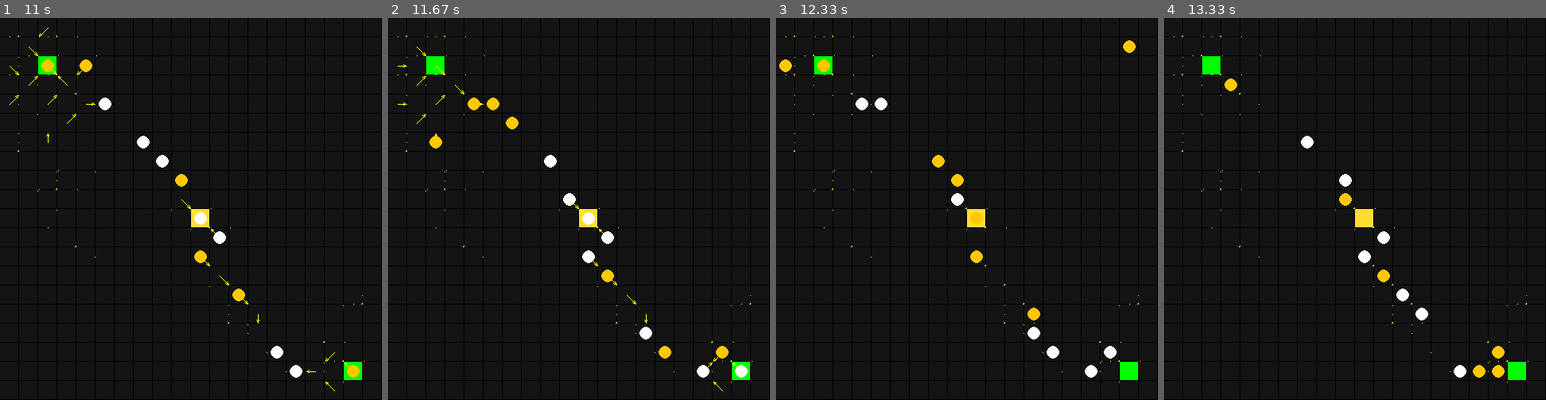
Above: before the commit, frames 1-4 (left to right).
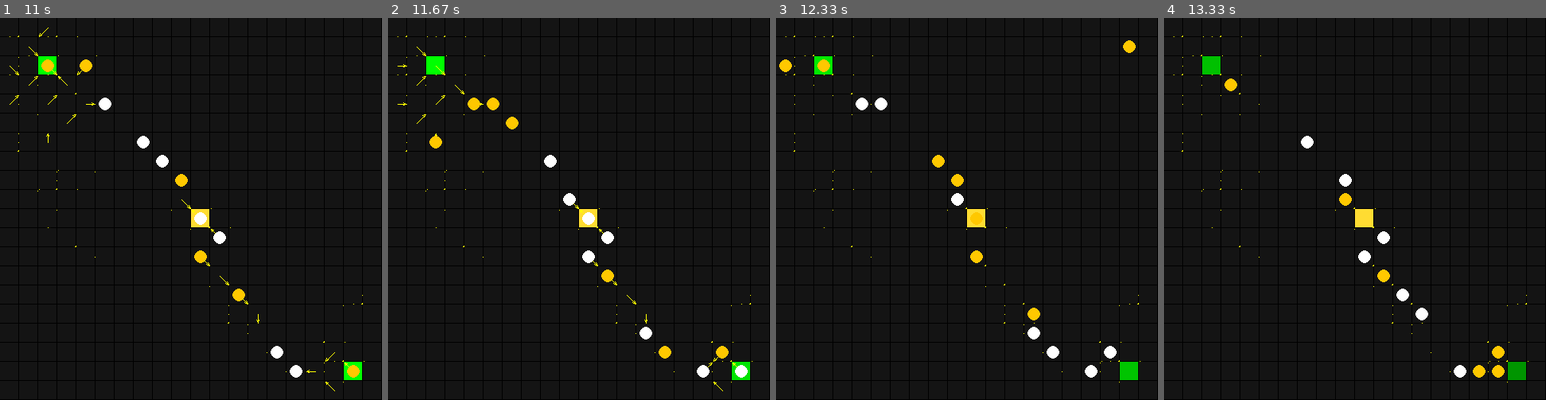
Above: after the commit, the same moments.

Repository: beratmutlu/ant-colony
Game: pygame game, started from web/main.py
Same seed, same stepped clock (60 frames per second), same inputs: the game is played once before the commit and once after it.
Inputs:
- Up to frame 1 (11 s): tap Enter at 0.33 s; tap D at 0.67 s; tap Space at 1, 1.73, 2.03, 2.3, 2.63, 2.93, 3.07, 3.47, 3.77, 4.13, 4.53, 4.83, 5.03, 5.33, 5.53, 5.87, 6.17, 6.37, 6.67, 6.93, 7.27, 7.57, 7.7, 8.1, 8.4, 8.77, 9.17, 9.47, 9.67, 9.97, 10.17, 10.5, 10.8 s; tap G at 1.33, 1.82, 2.38, 3.55, 5.12, 6.45, 7.78, 9.25, 10.58 s; tap F at 3.15, 4.62, 5.95, 7.35, 8.85, 10.25 s
- Up to frame 2 (11.67 s): tap Space at 11, 11.3, 11.57 s; tap F at 11.65 s
- Up to frame 3 (12.33 s): tap Space at 11.9, 12.2 s; tap G at 11.98 s
- Up to frame 4 (13.33 s): tap Space at 12.33, 12.73, 13.03 s; tap F at 12.82 s

Frame 1 is identical in both runs. In frame 2, 0.1% of the frame differs, in the area x 90-95%, y 90-95%; in frame 3, 0.2%; in frame 4, 0.5%, in the area x 10-95%, y 10-95%.

Commit message:
feat: add configurable initial state (ant_capacity_overrides, initial pheromone levels, food properties) and food mass tracking

Diff:
--- a/analysis/runner.py
+++ b/analysis/runner.py
@@ -51,7 +51,7 @@
     for _ in range(run_cfg.max_ticks):
         sim.step()
         tick = sim.manager.tick
-        delivered = sim.manager.food_delivered_this_tick
+        delivered = sim.manager.score_this_tick
         score_history.append(delivered)
         epoch_food += delivered
 
--- a/colony/agents/ant.py
+++ b/colony/agents/ant.py
@@ -10,6 +10,7 @@
     def __init__(self, cell: Cell, energy: float = 100.0, determinism: float = 50.0):
         self.cell = cell
         self.energy = energy
+
         self.score = 0
         self.carrying: bool = False
         self.last_action_ok: bool = True
@@ -17,6 +18,10 @@
         self.determinism = determinism
         self._last_percept = None
         self.route_len = 0
+
+        self.carried_food_amount: float = 0.0
+        self.food_delivered: float = 0.0
+
 
     def sense(self, percept: Percept) -> None:
         self._last_percept = percept
--- a/colony/core/manager.py
+++ b/colony/core/manager.py
@@ -7,20 +7,29 @@
 import random
 
 class Manager:
-    def __init__(self, grid: Grid, n_ants: int, nest_pos: tuple[int, int] = (0, 0), ph_strength=100.0, determinism: float = 50.0, ant_energy: float = 100.0):
+    def __init__(self, grid: Grid, n_ants: int, nest_pos: tuple[int, int] = (0, 0), ph_strength=100.0, determinism: float = 50.0, ant_energy: float = 100.0, food_pickup_fraction: float = 0.01, food_depletion_threshold: float = 0.001):
         self.grid = grid
         self.nest_pos = nest_pos
         self.ph_strength = ph_strength
         self.tick = 0
-        self.food_delivered_this_tick = 0
+
+        self.food_delivered = 0.0
+        self.food_delivered_this_tick = 0.0
+
         self.score = 0
+        self.score_this_tick = 0
+
         self.determinism = determinism
         self.ant_energy = ant_energy
+        self.food_pickup_fraction = food_pickup_fraction
+        self.food_depletion_threshold = food_depletion_threshold
         self.ants: list[Ant] = [
             Ant(grid.get_cell(*nest_pos), energy=self.ant_energy, determinism=determinism) for _ in range(n_ants)
         ]
     def tick_clock(self) -> None:
         self.tick += 1
+
+        self.score_this_tick = 0
         self.food_delivered_this_tick = 0
 
         percepts = {ant: self._build_percept(ant) for ant in self.ants}
@@ -113,19 +122,35 @@
 
 
     def _pick_up(self, ant: Ant) -> None:
-        if ant.cell.items[ItemType.FOOD] > 0:
-            ant.cell.remove_item(ItemType.FOOD, 0.0) # amount
+        food_available = ant.cell.items[ItemType.FOOD]
+        if food_available > 0:
+            taken = food_available * self.food_pickup_fraction
+            ant.cell.remove_item(ItemType.FOOD, taken)
+
             ant.carrying = True
+            ant.carried_food_amount = taken
             ant.last_action_ok = True
             ant.route_len = 0
+
+            food_left = ant.cell.items[ItemType.FOOD]
+            if food_left < self.food_depletion_threshold:
+                ant.cell.remove_item(ItemType.FOOD, food_left)
         else:
             ant.last_action_ok = False
 
     def _drop(self, ant: Ant) -> None:
         if ant.carrying:
             ant.score += 1
-            self.score+= 1
-            self.food_delivered_this_tick += 1
+
+            self.score += 1
+            self.score_this_tick += 1
+
+            ant.food_delivered += ant.carried_food_amount
+            self.food_delivered += ant.carried_food_amount
+            self.food_delivered_this_tick += ant.carried_food_amount
+
+            ant.carried_food_amount = 0.0
+
             ant.carrying = False
             ant.route_len = 0
             ant.last_action_ok = True
--- a/colony/core/simulation.py
+++ b/colony/core/simulation.py
@@ -30,10 +30,25 @@
 
         events = cfg.get("events", [])
         self.events_by_tick = {}
-
         for event in events:
             tick = event["tick"]
             self.events_by_tick.setdefault(tick, []).append(event)
+
+        ant_capacity_overrides = cfg.get("ant_capacity_overrides", [])
+        self._apply_ant_capacity_overrides(grid, ant_capacity_overrides)
+
+        initial_pheromones = cfg.get("initial_pheromones", [])
+        self._apply_initial_pheromones(grid, initial_pheromones)
+
+        food_properties = cfg.get("food", {})
+        food_pickup_fraction = food_properties.get("pickup_fraction", 0.01)
+        food_depletion_threshold = food_properties.get("depletion_threshold", 0.001)
+
+        if not 0 < food_pickup_fraction <= 1:
+            raise ValueError(f"food.pickup_fraction must be > 0 and <= 1, got {food_pickup_fraction}")
+
+        if food_depletion_threshold < 0:
+            raise ValueError(f"food.depletion_threshold must be >= 0, got {food_depletion_threshold}")
 
         self.manager = Manager(
             grid=grid,
@@ -41,7 +56,9 @@
             nest_pos=nest_pos,
             ph_strength=cfg["ph_strength"],
             determinism=cfg["ants"]["determinism"],
-            ant_energy=cfg["ants"]["energy"]
+            ant_energy=cfg["ants"]["energy"],
+            food_pickup_fraction=food_pickup_fraction,
+            food_depletion_threshold=food_depletion_threshold
         )
 
     def step(self) -> None:
@@ -67,6 +84,28 @@
         else:
             raise ValueError(f"Unknown event type: {event_type}")
 
+    def _apply_ant_capacity_overrides(self, grid: Grid, overrides: list[dict]) -> None:
+        for override in overrides:
+            value = override["value"]
+
+            for x, y in override["cells"]:
+                grid.get_cell(x, y).cap_ant = value
+
+    def _apply_initial_pheromones(self, grid: Grid, pheromones: list[dict]) -> None:
+        for pheromone in pheromones:
+            amount = pheromone["amount"]
+
+            try:
+                item_type = ItemType[pheromone["type"]]
+            except KeyError as exc:
+                raise ValueError(f"Unknown item type: {pheromone['type']}") from exc
+
+            if not item_type.decays:
+                raise ValueError(f"Initial pheromone type must be a pheromone: {item_type.name}")
+
+            for x, y in pheromone["cells"]:
+                grid.get_cell(x, y).add_item(item_type, amount)
+
     def run(self, steps: int) -> None:
         for _ in range(steps):
             self.step()
